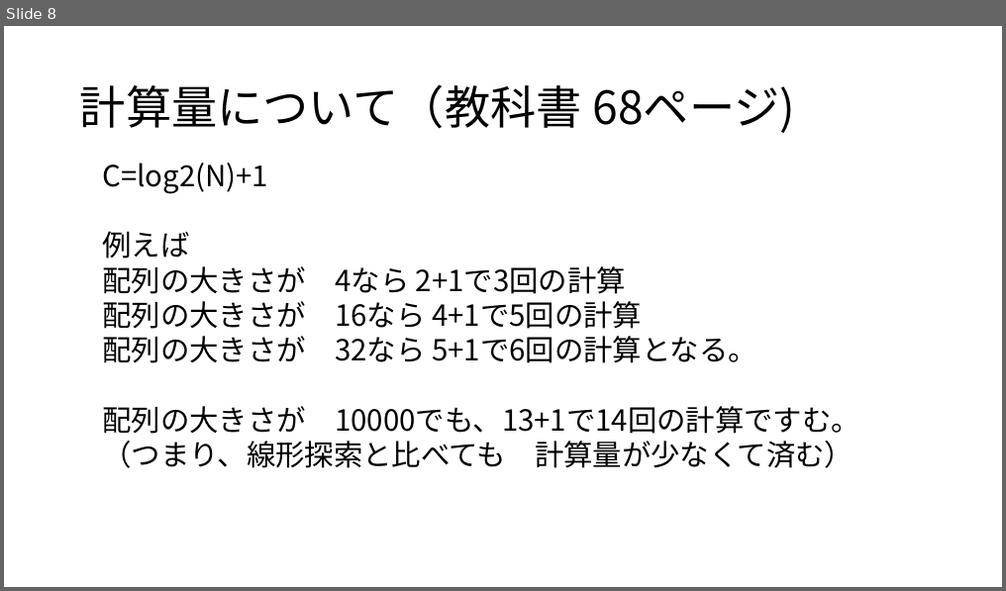
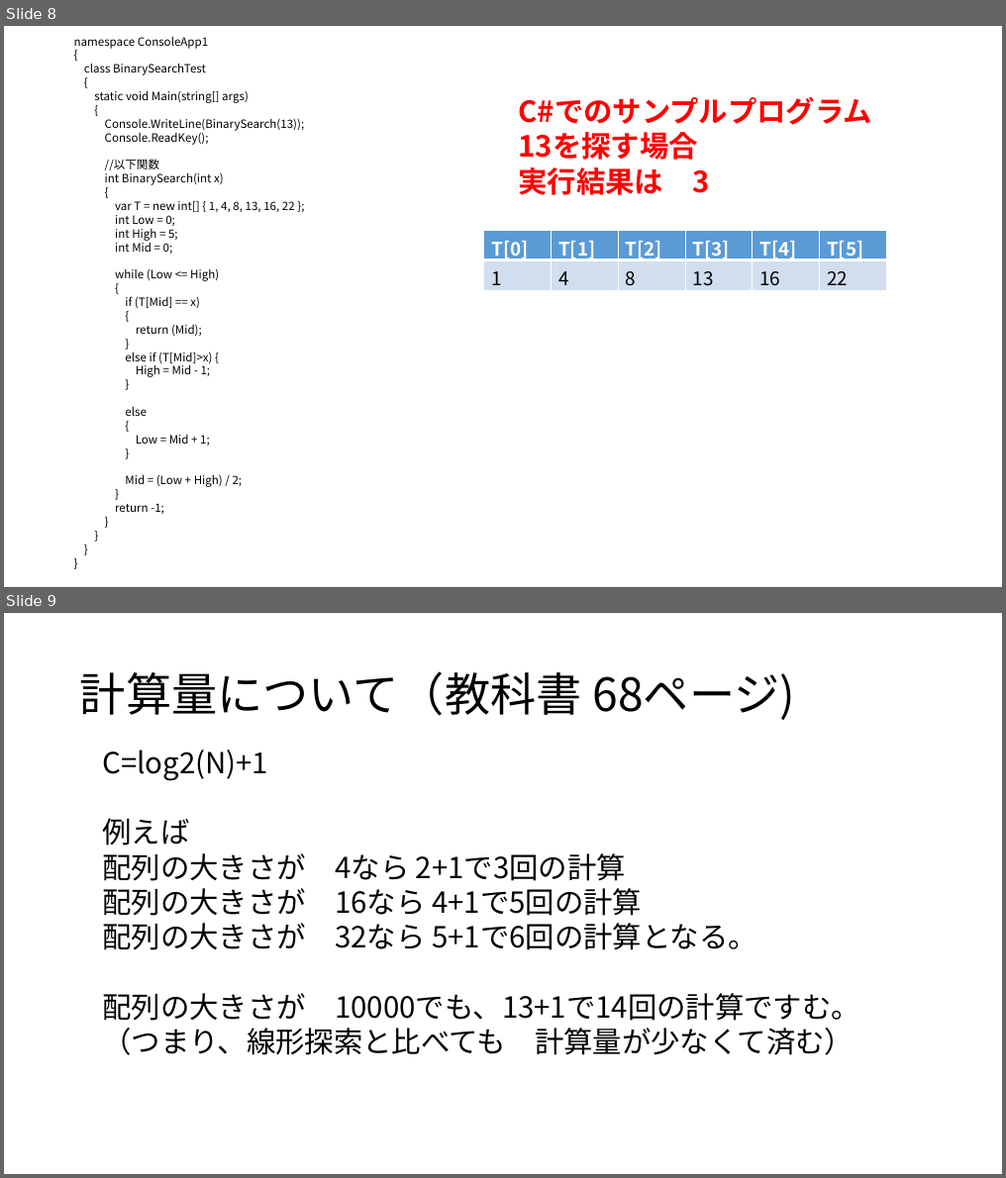
Before and after one commit to masakage/algorithm, a slide deck: docs/第10回探索アルゴリズム.pptx. Shown one above the other, each under a label of ours: slide 8 before the commit, slides 8 and 9 after it. The pictures are 1006x591 and 1006x1178 pixels, drawn with LibreOffice and Linux fonts; fonts in the diff are those of the drawing. Boxes give left, top, right and bottom in pixels: in the first picture for what was removed or moved away, otherwise in the second. Text is boxed around its words. In the diff, an @@ line names an element or a change of style, - is before the commit and + after.

```diff
--- a/docs/第10回探索アルゴリズム.pptx
+++ b/docs/第10回探索アルゴリズム.pptx
@@ slide 8 added at [4, 26, 1002, 587], background #FFFFFF @@
@@ text added at [74, 36, 305, 514], 11 pt, text #000000 @@
+namespace ConsoleApp1
+{
+class BinarySearchTest
+{
+static void Main(string[] args)
+{
+Console.WriteLine(BinarySearch(13));
+Console.ReadKey();
+//以下関数
+int BinarySearch(int x)
+{
+var T = new int[] { 1, 4, 8, 13, 16, 22 };
+int Low = 0;
+int High = 5;
+int Mid = 0;
+while (Low <= High)
+{
+if (T[Mid] == x)
+{
+return (Mid);
+}
+else if (T[Mid]>x) {
+High = Mid - 1;
+}
+else
+{
+Low = Mid + 1;
+}
+Mid = (Low + High) / 2;
+}
+return -1;
+}
+}
+}
+}
@@ text added at [518, 96, 872, 195], 28 pt, text #FF0000, bold @@
+C#でのサンプルプログラム
+13を探す場合
+実行結果は 3
@@ table added at [484, 230, 888, 295], 2 rows, 6 columns @@
+T[0] | T[1] | T[2] | T[3] | T[4] | T[5]
+1 | 4 | 8 | 13 | 16 | 22
@@ what was slide 8 is now slide 9 @@
```
Also in this commit, not shown: 1 slide changed, 1 other file.
